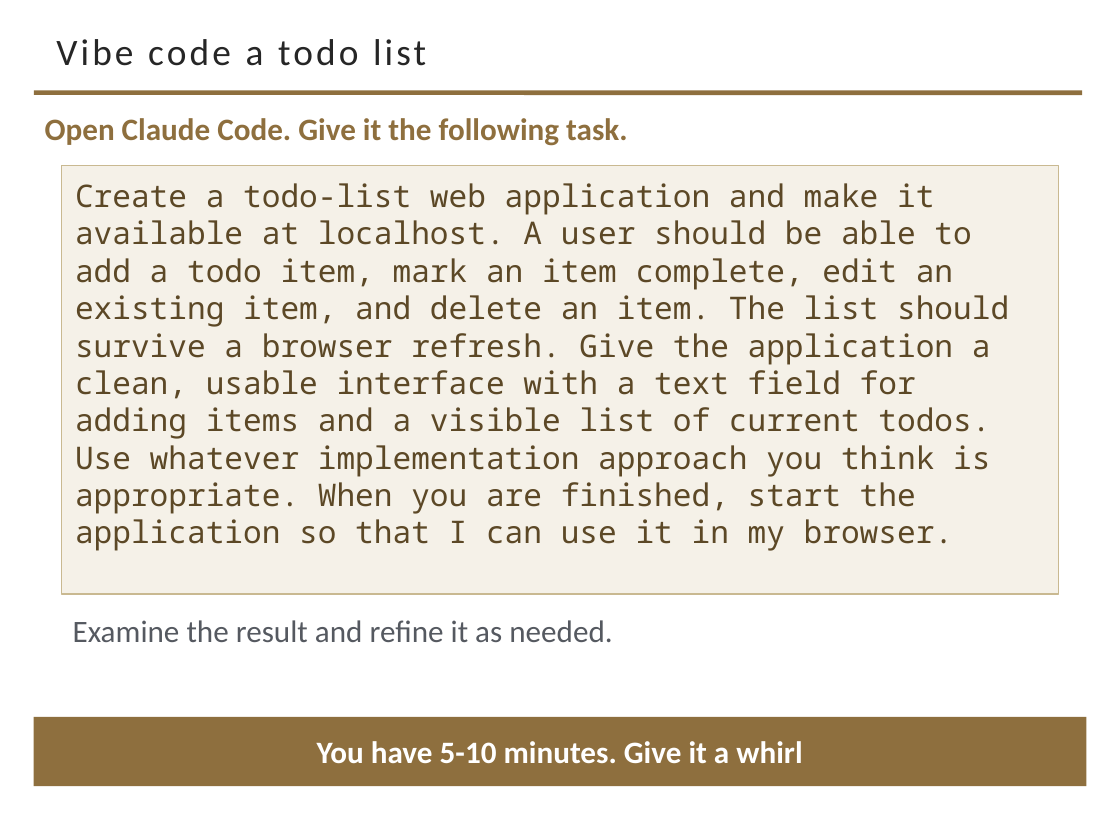
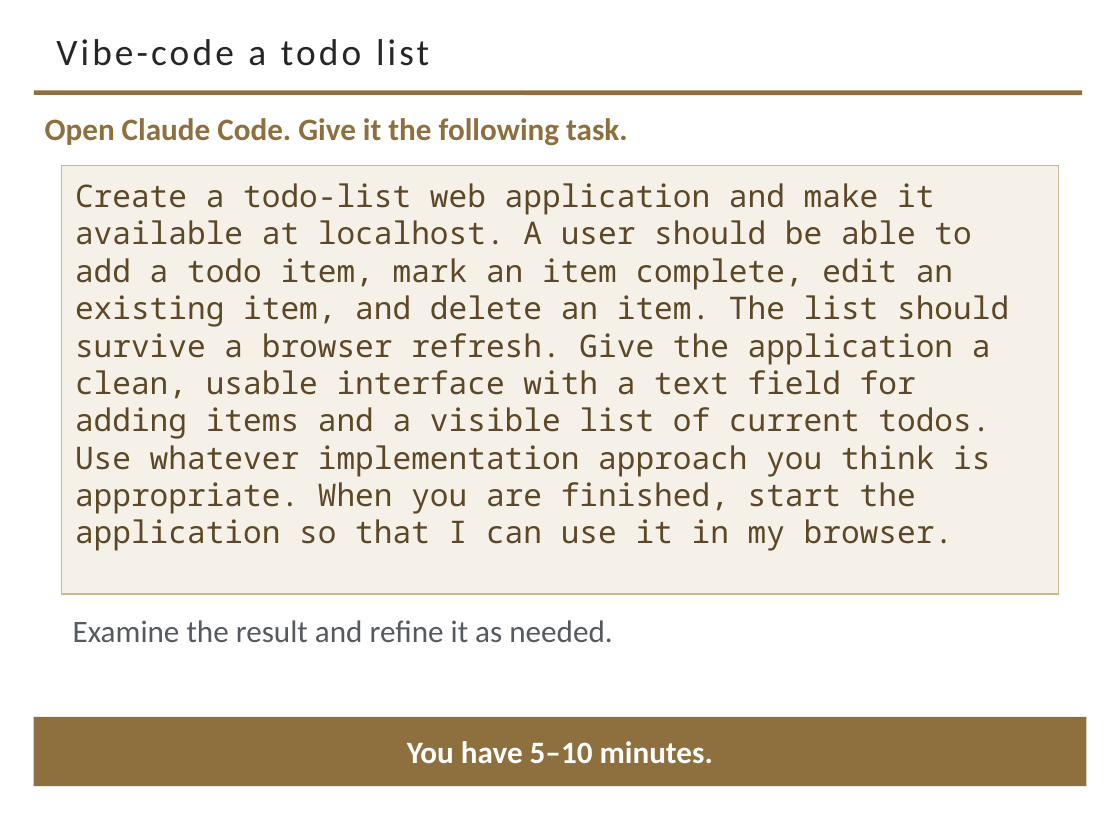
Before and after one commit to davisjam/model-based-agentic-software-engineering, a slide deck: slide 3 of course/lectures/act-2-delegation-and-control/03-alignment/2-3-Alignment.pptx. Drawn at 1120x840 pixels with LibreOffice and Linux fonts; fonts in the diff are those of the drawing; background and template pictures are left out. Boxes give left, top, right and bottom in pixels: in the first picture for what was removed or moved away, otherwise in the second. Text is boxed around its words. In the diff, an @@ line names an element or a change of style, - is before the commit and + after.

```diff
--- a/course/lectures/act-2-delegation-and-control/03-alignment/2-3-Alignment.pptx
+++ b/course/lectures/act-2-delegation-and-control/03-alignment/2-3-Alignment.pptx
@@ title at [56,39,429,66]: text changed @@
-Vibe code a todo list
+Vibe-code a todo list
@@ text in rectangle at [407,741,713,763]: text changed @@
-You have 5-10 minutes. Give it a whirl
+You have 5–10 minutes.
```
